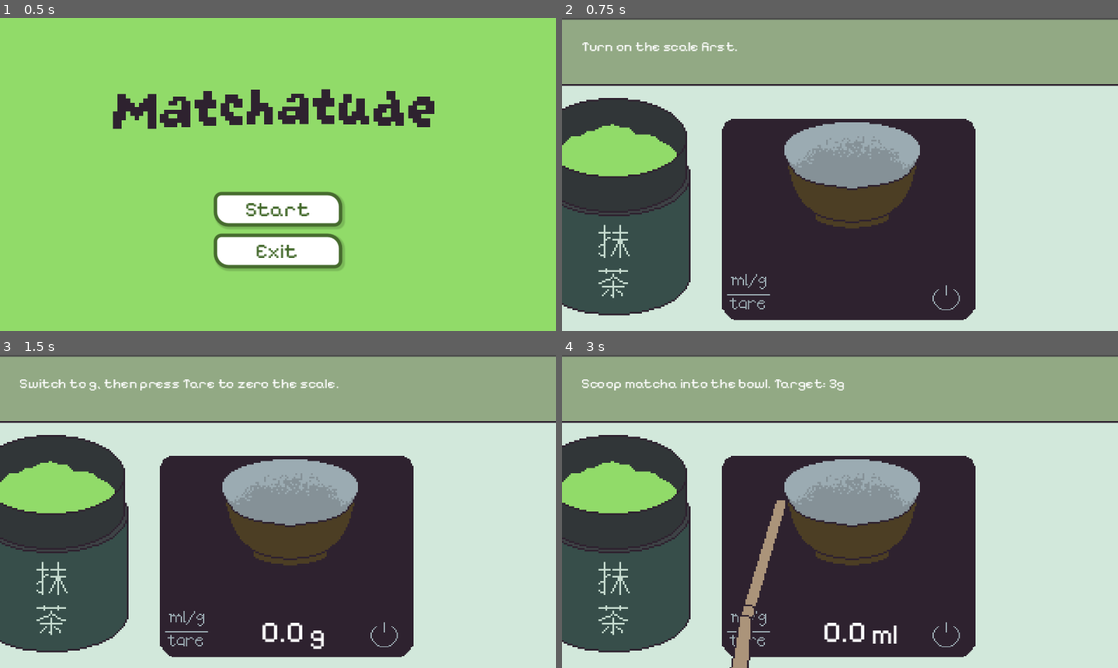
Above: before the commit, frames 1-4 (two rows, left to right).
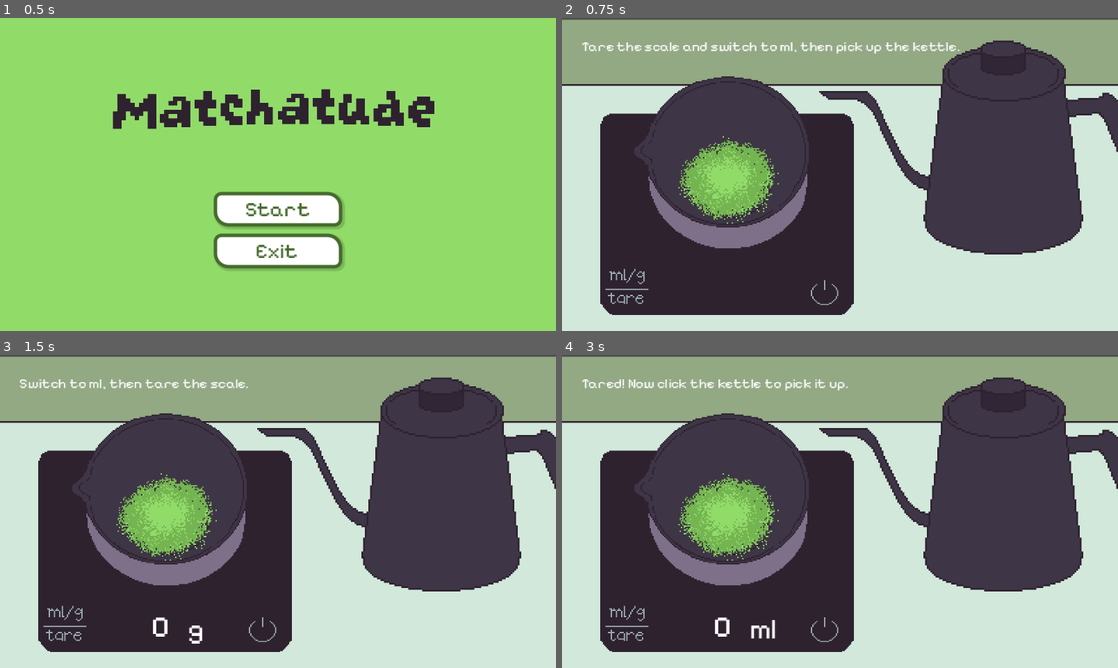
Above: after the commit, the same moments.

Repository: Najma-Shakirah/Matchatude
Game: Godot game, scene res://main_menu.tscn
Same seed, same stepped clock (60 frames per second), same inputs: the game is played once before the commit and once after it.
Inputs (mouse positions are in pixels of both pictures, inside the frame that each line leads up to; where the layout moved, square brackets give the same spot in the first picture):
- Up to frame 1 (0.5 s): no input
- Up to frame 2 (0.75 s): click "Start" at 0.5 s
- Up to frame 3 (1.5 s): click (261, 630) [383, 636] at 1.25 s
- Up to frame 4 (3 s): click (628, 611) [751, 617] at 2 s; click (628, 636) [751, 642] at 2.75 s

Frame 1 is identical in both runs. In frame 2, 50% of the frame differs, in the area x 0-100%, y 7-97%; in frame 3, 50%; in frame 4, 51%, in the area x 0-100%, y 7-100%.

Commit message:
Add pour & whisk steps with assets and scripts
Introduce step 4 (pour water) and step 5 (whisk) scenes and logic. Adds multiple new asset images (kettle, chawan pour/whisk frames, chasen, mei) and their import metadata, new scripts scripts/step_4_pour_water.gd and scripts/step_5_whisk.gd (plus UID files), and updates scenes to reference these scripts and textures. Implements pour mechanics (scale ml mode, tare, pour hold, chawan fill states) and whisk mechanics (mouse-driven strokes to build foam). Also small fixes: main_menu.gd _process signature made unused-parameter-safe and start scene changed to step_4_pour_water.tscn; scripts/step_3_heat_water.gd updated to new kettle node name and normalized scene path.

Diff:
--- a/main_menu.gd
+++ b/main_menu.gd
@@ -7,12 +7,12 @@
 
 
 # Called every frame. 'delta' is the elapsed time since the previous frame.
-func _process(delta: float) -> void:
+func _process(_delta: float) -> void:
 	pass
 
 
 func _on_start_button_pressed() -> void:
-	get_tree().change_scene_to_file("res://scenes/step_1_weigh.tscn")
+	get_tree().change_scene_to_file("res://scenes/step_4_pour_water.tscn")
 
 
 func _on_exit_button_pressed() -> void:
--- a/scenes/step_4_pour_water.tscn
+++ b/scenes/step_4_pour_water.tscn
@@ -1,9 +1,124 @@
 [gd_scene format=3 uid="uid://djhdhng4156hy"]
 
+[ext_resource type="Script" uid="uid://cpo86metby0lk" path="res://scripts/step_4_pour_water.gd" id="1_5gkeu"]
 [ext_resource type="Texture2D" uid="uid://27vojbfale6v" path="res://assets/matcha making bg.png" id="1_a0bwg"]
+[ext_resource type="Texture2D" uid="uid://c8g6xvj6hblvg" path="res://assets/digital scale.png" id="3_edt3j"]
+[ext_resource type="FontFile" uid="uid://0iqiilpjb4a3" path="res://fonts/PixelifySans-VariableFont_wght.ttf" id="4_jpw45"]
+[ext_resource type="Texture2D" uid="uid://dewpvast0i45v" path="res://assets/chawan_pour1.png" id="5_6tf37"]
+[ext_resource type="Texture2D" uid="uid://c4ve5m1qunnes" path="res://assets/kettle pov water.png" id="6_4ocjd"]
+[ext_resource type="Texture2D" uid="uid://bvlyfwdhc0lem" path="res://assets/kettle.png" id="7_t5jg1"]
 
 [node name="Step4PourWater" type="Node2D" unique_id=1804829837]
+script = ExtResource("1_5gkeu")
 
 [node name="Background" type="Sprite2D" parent="." unique_id=1385019839]
 position = Vector2(160, 91)
 texture = ExtResource("1_a0bwg")
+metadata/_edit_lock_ = true
+
+[node name="ScaleSprite" type="Sprite2D" parent="." unique_id=1659344514]
+position = Vector2(95.00001, 109)
+scale = Vector2(0.753125, 0.71944445)
+texture = ExtResource("3_edt3j")
+
+[node name="Screen" type="Sprite2D" parent="ScaleSprite" unique_id=316822089]
+position = Vector2(-219.08714, -155.67566)
+scale = Vector2(1.3278008, 1.3899614)
+
+[node name="DisplayLabel" type="Label" parent="ScaleSprite/Screen" unique_id=802861168]
+offset_left = 150.0
+offset_top = 148.0
+offset_right = 176.0
+offset_bottom = 171.0
+theme_override_fonts/font = ExtResource("4_jpw45")
+theme_override_font_sizes/font_size = 18
+text = "0.0"
+horizontal_alignment = 1
+vertical_alignment = 1
+metadata/_edit_use_anchors_ = true
+
+[node name="UnitLabel" type="Label" parent="ScaleSprite/Screen" unique_id=1860632159]
+offset_left = 178.0
+offset_top = 144.0
+offset_right = 196.0
+offset_bottom = 179.0
+theme_override_fonts/font = ExtResource("4_jpw45")
+text = "g"
+vertical_alignment = 1
+metadata/_edit_use_anchors_ = true
+
+[node name="ScreenDark" type="ColorRect" parent="ScaleSprite/Screen" unique_id=1867072335]
+anchors_preset = 8
+anchor_left = 0.5
+anchor_top = 0.5
+anchor_right = 0.5
+anchor_bottom = 0.5
+offset_left = 143.5
+offset_top = 149.5
+offset_right = 191.50002
+offset_bottom = 170.5
+grow_horizontal = 2
+grow_vertical = 2
+color = Color(0.18039216, 0.13333334, 0.18431373, 1)
+metadata/_edit_use_anchors_ = true
+
+[node name="PowerButton" type="TextureButton" parent="ScaleSprite" unique_id=1433893646]
+offset_left = 61.078827
+offset_top = 55.598465
+offset_right = 87.63486
+offset_bottom = 81.69885
+metadata/_edit_use_anchors_ = true
+
+[node name="UnitButton" type="TextureButton" parent="ScaleSprite" unique_id=1853266701]
+offset_left = -92.946075
+offset_top = 45.868736
+offset_right = -59.751053
+offset_bottom = 63.629356
+metadata/_edit_use_anchors_ = true
+
+[node name="TareButton" type="TextureButton" parent="ScaleSprite" unique_id=1617877988]
+offset_left = -92.946075
+offset_top = 66.718155
+offset_right = -59.751053
+offset_bottom = 82.00774
+metadata/_edit_use_anchors_ = true
+
+[node name="ChawanPour1" type="Sprite2D" parent="." unique_id=402130542]
+position = Vector2(94, 83)
+scale = Vector2(0.75, 0.75)
+texture = ExtResource("5_6tf37")
+
+[node name="KettlePovWater" type="Sprite2D" parent="." unique_id=1554491124]
+position = Vector2(203, 113)
+texture = ExtResource("6_4ocjd")
+
+[node name="Kettle" type="Sprite2D" parent="." unique_id=1117731691]
+position = Vector2(254, 85)
+texture = ExtResource("7_t5jg1")
+
+[node name="InstructionLabel" type="Label" parent="." unique_id=1841229454]
+offset_left = 11.0
+offset_top = 11.0
+offset_right = 300.0
+offset_bottom = 34.0
+theme_override_fonts/font = ExtResource("4_jpw45")
+theme_override_font_sizes/font_size = 8
+
+[node name="KettleButton" type="TextureButton" parent="." unique_id=229643209]
+offset_left = 193.0
+offset_top = 15.0
+offset_right = 310.0
+offset_bottom = 141.0
+
+[node name="PourButton" type="TextureButton" parent="." unique_id=239535621]
+offset_left = 86.0
+offset_top = 86.0
+offset_right = 317.0
+offset_bottom = 212.0
+
+[connection signal="pressed" from="ScaleSprite/PowerButton" to="." method="_on_power_button_pressed"]
+[connection signal="pressed" from="ScaleSprite/UnitButton" to="." method="_on_unit_button_pressed"]
+[connection signal="pressed" from="ScaleSprite/TareButton" to="." method="_on_tare_button_pressed"]
+[connection signal="pressed" from="KettleButton" to="." method="_on_kettle_button_pressed"]
+[connection signal="button_down" from="PourButton" to="." method="_on_pour_button_button_down"]
+[connection signal="button_up" from="PourButton" to="." method="_on_pour_button_button_up"]
--- a/scenes/step_5_whisk.tscn
+++ b/scenes/step_5_whisk.tscn
@@ -1,9 +1,30 @@
 [gd_scene format=3 uid="uid://kh4rxi7lm03x"]
 
 [ext_resource type="Texture2D" uid="uid://27vojbfale6v" path="res://assets/matcha making bg.png" id="1_juite"]
+[ext_resource type="Script" uid="uid://dnpgivccefrwj" path="res://scripts/step_5_whisk.gd" id="1_l4ihh"]
+[ext_resource type="Texture2D" uid="uid://bdphl8q5d4jc" path="res://assets/chawan_whisk1.png" id="3_1mb0i"]
+[ext_resource type="Texture2D" uid="uid://dbs6uswtyx3vc" path="res://assets/chasen.png" id="4_l4ihh"]
+[ext_resource type="FontFile" uid="uid://0iqiilpjb4a3" path="res://fonts/PixelifySans-VariableFont_wght.ttf" id="5_6sdtg"]
 
 [node name="Step5Whisk" type="Node2D" unique_id=1773903410]
+script = ExtResource("1_l4ihh")
 
 [node name="Background" type="Sprite2D" parent="." unique_id=392505048]
 position = Vector2(160, 91)
 texture = ExtResource("1_juite")
+
+[node name="Chawan" type="Sprite2D" parent="." unique_id=693846606]
+position = Vector2(164, 105)
+texture = ExtResource("3_1mb0i")
+
+[node name="Chasen" type="Sprite2D" parent="." unique_id=1819734202]
+position = Vector2(59, 105)
+texture = ExtResource("4_l4ihh")
+
+[node name="InstructionLabel" type="Label" parent="." unique_id=1640002691]
+offset_left = 11.0
+offset_top = 11.0
+offset_right = 300.0
+offset_bottom = 34.0
+theme_override_fonts/font = ExtResource("5_6sdtg")
+theme_override_font_sizes/font_size = 8
--- a/scripts/step_3_heat_water.gd
+++ b/scripts/step_3_heat_water.gd
@@ -11,7 +11,7 @@
 var done: bool = false
 
 # --- Node references ---
-@onready var kettle: Sprite2D = $Kettle
+@onready var kettle: Sprite2D = $KettleWithTempHeater
 @onready var temp_label: Label = $TempLabel
 @onready var instruction_label: Label = $InstructionLabel
 @onready var knob_button: TextureButton = $KnobButton
@@ -59,4 +59,4 @@
 	instruction_label.text = "%.0f°C — perfect! Moving on..." % current_temperature
 	await get_tree().create_timer(1.5).timeout
 	GameManager.complete_step(3)
-	get_tree().change_scene_to_file("res://scenes/Step4_Pour_Water.tscn")
+	get_tree().change_scene_to_file("res://scenes/step_4_pour_water.tscn")
--- /dev/null
+++ b/scripts/step_4_pour_water.gd
@@ -0,0 +1,174 @@
+extends Node2D
+
+# --- Constants ---
+const TARGET_ML: float = 40.0       # midpoint of 30-50ml range
+const MIN_ML: float = 30.0
+const MAX_ML: float = 50.0
+const POUR_RATE: float = 12.0       # ml per second while pouring
+
+# --- State ---
+var current_ml: float = 0.0
+var is_pouring: bool = false
+var is_ml_mode: bool = false         # must switch to ml before pouring
+var scale_on: bool = false
+var tared: bool = false
+var done: bool = false
+var kettle_clicked: bool = false     # kettle has been picked up
+
+# --- Node references ---
+@onready var chawan: Sprite2D = $ChawanPour1
+@onready var kettle: Sprite2D = $Kettle
+@onready var kettle_pov: Sprite2D = $KettlePovWater      # tilted kettle POV when pouring
+@onready var display_label: Label = $ScaleSprite/Screen/DisplayLabel
+@onready var unit_label: Label = $ScaleSprite/Screen/UnitLabel
+@onready var screen_dark: ColorRect = $ScaleSprite/Screen/ScreenDark
+@onready var power_button: TextureButton = $ScaleSprite/PowerButton
+@onready var unit_button: TextureButton = $ScaleSprite/UnitButton
+@onready var tare_button: TextureButton = $ScaleSprite/TareButton
+@onready var kettle_button: TextureButton = $KettleButton   # invisible button over kettle
+@onready var pour_button: TextureButton = $PourButton       # hold to pour, visible after kettle clicked
+@onready var instruction_label: Label = $InstructionLabel
+
+# Chawan frames as water fills up
+var chawan_frames: Array[Texture2D] = [
+	preload("res://assets/chawan_pour1.png"),   # dry matcha, no water
+	preload("res://assets/chawan_pour2.png"),   # a little water
+	preload("res://assets/chawan_pour3.png"),   # half
+	preload("res://assets/chawan_pour4.png"),   # almost full
+]
+
+func _ready():
+	chawan.texture = chawan_frames[0]
+	kettle_pov.visible = false
+	pour_button.visible = false
+	screen_dark.visible = true
+	_update_display()
+	instruction_label.text = "Tare the scale and switch to ml, then pick up the kettle."
+
+func _process(delta):
+	if done or not is_pouring:
+		return
+
+	current_ml += POUR_RATE * delta
+	current_ml = min(current_ml, MAX_ML + 5.0)
+	_update_display()
+	_update_chawan()
+
+	# Warn if going over
+	if current_ml > MAX_ML:
+		instruction_label.text = "Too much! You went over 50ml."
+		is_pouring = false
+		pour_button.visible = false
+		kettle_pov.visible = false
+		_reset_pour()
+
+# -------------------------------------------------------
+# SCALE BUTTONS (reused from Step 1)
+# -------------------------------------------------------
+func _on_power_button_pressed():
+	scale_on = !scale_on
+	screen_dark.visible = !scale_on
+	tare_button.disabled = !scale_on
+	unit_button.disabled = !scale_on
+	if scale_on:
+		instruction_label.text = "Switch to ml, then tare the scale."
+	else:
+		tared = false
+		is_ml_mode = false
+		instruction_label.text = "Turn on the scale first."
+	_update_display()
+
+func _on_unit_button_pressed():
+	if not scale_on:
+		return
+	is_ml_mode = !is_ml_mode
+	_update_display()
+	if is_ml_mode:
+		instruction_label.text = "Good! Now press Tare, then pick up the kettle."
+	else:
+		instruction_label.text = "⚠️ Switch to ml for water measurement!"
+
+func _on_tare_button_pressed():
+	if not scale_on:
+		return
+	tared = true
+	current_ml = 0.0
+	_update_display()
+	instruction_label.text = "Tared! Now click the kettle to pick it up."
+
+# -------------------------------------------------------
+# KETTLE INTERACTION
+# -------------------------------------------------------
+func _on_kettle_button_pressed():
+	if not scale_on or not is_ml_mode or not tared:
+		if not scale_on:
+			instruction_label.text = "Turn on the scale first!"
+		elif not is_ml_mode:
+			instruction_label.text = "Switch the scale to ml first!"
+		elif not tared:
+			instruction_label.text = "Tare the scale first!"
+		return
+
+	# Pick up kettle — show POV, hide side kettle
+	kettle_clicked = true
+	kettle.visible = false
+	kettle_pov.visible = true
+	pour_button.visible = true
+	instruction_label.text = "Hold the pour button to pour. Stop between 30–50ml!"
+
+func _on_pour_button_button_down():
+	if kettle_clicked:
+		is_pouring = true
+
+func _on_pour_button_button_up():
+	is_pouring = false
+	if kettle_clicked and not done:
+		_check_result()
+
+# -------------------------------------------------------
+# RESULT CHECK
+# -------------------------------------------------------
+func _check_result():
+	if current_ml >= MIN_ML and current_ml <= MAX_ML:
+		_on_complete()
+	else:
+		if current_ml < MIN_ML:
+			instruction_label.text = "Only %.0fml! Need at least 30ml. Pour more." % current_ml
+		else:
+			instruction_label.text = "%.0fml is too much! Stay between 30–50ml." % current_ml
+
+func _reset_pour():
+	await get_tree().create_timer(1.5).timeout
+	current_ml = 0.0
+	kettle_clicked = false
+	kettle.visible = true
+	kettle_pov.visible = false
+	pour_button.visible = false
+	chawan.texture = chawan_frames[0]
+	_update_display()
+	instruction_label.text = "Tare the scale and try again."
+
+func _on_complete():
+	done = true
+	kettle_pov.visible = false
+	kettle.visible = true
+	instruction_label.text = "%.0fml — perfect! Moving on..." % current_ml
+	await get_tree().create_timer(1.5).timeout
+	GameManager.complete_step(4)
+	get_tree().change_scene_to_file("res://scenes/step_5_whisk.tscn")
+
+# -------------------------------------------------------
+# HELPERS
+# -------------------------------------------------------
+func _update_display():
+	if not scale_on:
+		display_label.text = ""
+		unit_label.text = ""
+		return
+	display_label.text = "%.0f" % current_ml
+	unit_label.text = "ml" if is_ml_mode else "g"
+
+func _update_chawan():
+	var progress = current_ml / MAX_ML
+	var idx = min(int(progress * chawan_frames.size()), chawan_frames.size() - 1)
+	chawan.texture = chawan_frames[idx]
--- /dev/null
+++ b/scripts/step_5_whisk.gd
@@ -0,0 +1,78 @@
+extends Node2D
+
+# --- Constants ---
+const HOVER_RADIUS: float = 90.0
+const REQUIRED_STROKES: int = 20        # horizontal direction changes needed
+const MIN_MOVE_DISTANCE: float = 10.0   # px threshold to register a new stroke
+
+# --- State ---
+var strokes: int = 0
+var last_x: float = 0.0
+var moving_right: bool = true
+var is_over_chawan: bool = false
+var done: bool = false
+
+# --- Node references ---
+@onready var chasen: Sprite2D = $Chasen
+@onready var chawan: Sprite2D = $Chawan
+@onready var instruction_label: Label = $InstructionLabel
+
+# Chawan frames: matcha paste → microfoam forming → full microfoam
+var chawan_frames: Array[Texture2D] = [
+	preload("res://assets/chawan_whisk1.png"),       # watery matcha from step 4
+	preload("res://assets/chawan_whisk2.png"),      # starting to mix
+	preload("res://assets/chawan_whisk3.png"),      # foam forming
+	preload("res://assets/chawan_whisk4.png"),      # microfoam!
+]
+
+func _ready():
+	chawan.texture = chawan_frames[0]
+	instruction_label.text = "Whisk in a W or zig-zag motion over the bowl to build microfoam!"
+
+func _process(_delta):
+	chasen.global_position = get_global_mouse_position() + Vector2(0, -20)
+	is_over_chawan = get_global_mouse_position().distance_to(chawan.global_position) < HOVER_RADIUS
+
+func _input(event):
+	if done:
+		return
+	if event is InputEventMouseMotion and is_over_chawan:
+		var current_x = event.position.x
+		var delta_x = current_x - last_x
+
+		if delta_x > MIN_MOVE_DISTANCE and not moving_right:
+			moving_right = true
+			_register_stroke()
+		elif delta_x < -MIN_MOVE_DISTANCE and moving_right:
+			moving_right = false
+			_register_stroke()
+
+		last_x = current_x
+
+func _register_stroke():
+	if done:
+		return
+	strokes = min(strokes + 1, REQUIRED_STROKES)
+
+	var progress = float(strokes) / float(REQUIRED_STROKES)
+
+	# Update chawan texture as foam builds
+	var idx = min(int(progress * chawan_frames.size()), chawan_frames.size() - 1)
+	chawan.texture = chawan_frames[idx]
+
+	var remaining = REQUIRED_STROKES - strokes
+	if remaining > 0:
+		if remaining > REQUIRED_STROKES / 2:
+			instruction_label.text = "Keep whisking! %d strokes left." % remaining
+		else:
+			instruction_label.text = "Foam forming! %d more strokes." % remaining
+	else:
+		_on_complete()
+
+func _on_complete():
+	done = true
+	instruction_label.text = "Beautiful microfoam! Moving on..."
+	chasen.visible = false
+	await get_tree().create_timer(1.5).timeout
+	GameManager.complete_step(5)
+	get_tree().change_scene_to_file("res://scenes/step_6_enjoy.tscn")
Binary file added: assets/chasen.png
Not shown, added: assets/chasen.png.import
Binary file added: assets/chawan_pour1.png
Not shown, added: assets/chawan_pour1.png.import
Binary file added: assets/chawan_pour2.png
Not shown, added: assets/chawan_pour2.png.import
Binary file added: assets/chawan_pour3.png
Not shown, added: assets/chawan_pour3.png.import
Binary file added: assets/chawan_pour4.png
Not shown, added: assets/chawan_pour4.png.import
Binary file added: assets/chawan_whisk1.png
Not shown, added: assets/chawan_whisk1.png.import
(and 14 more such lines)
